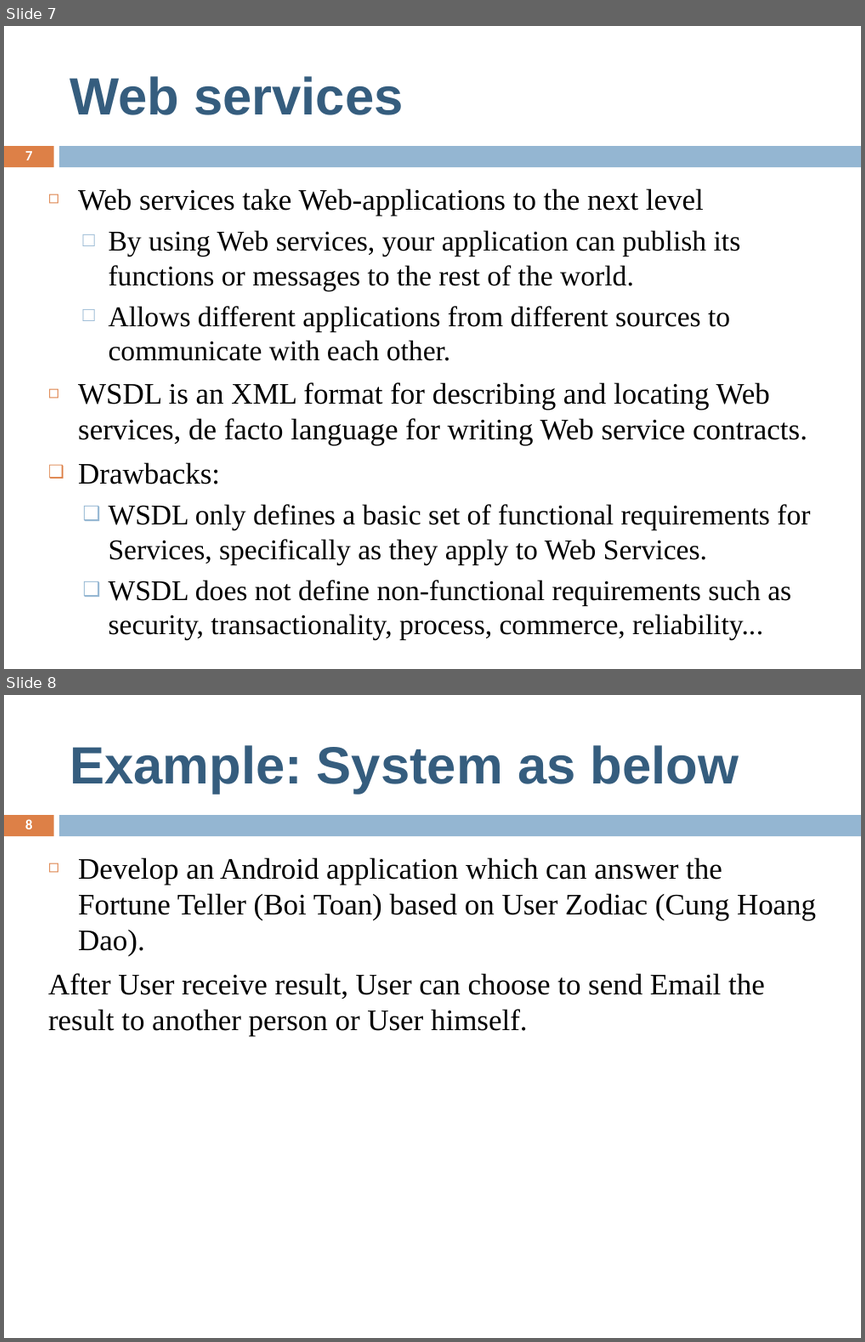
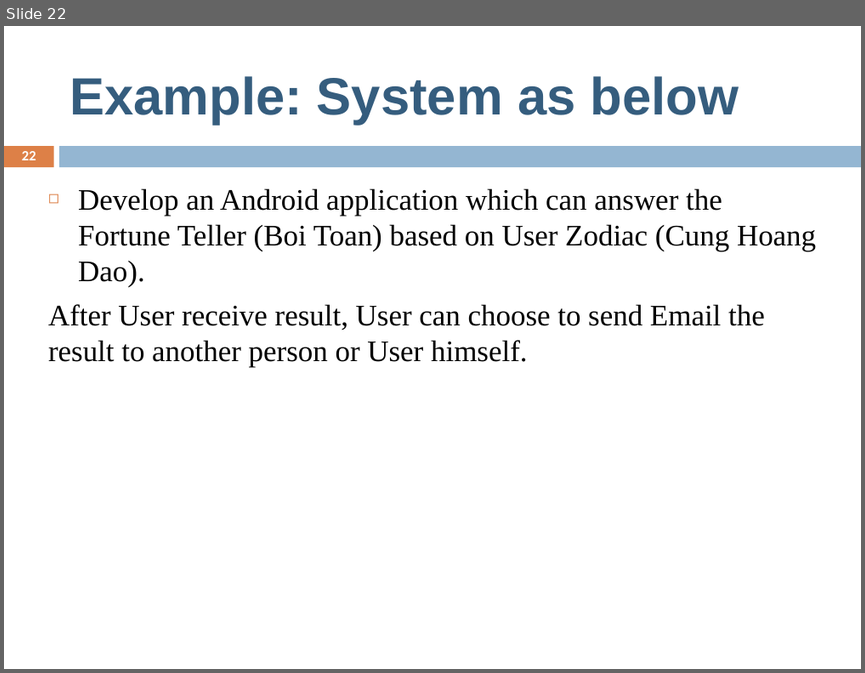
Before and after one commit to sontm/CommonMaterial, a slide deck: SWProcess/SWProcess.pptx. Shown one above the other, each under a label of ours: slides 7 and 8 before the commit, slide 22 after it. The pictures are 865x1342 and 865x673 pixels, drawn with LibreOffice and Linux fonts; fonts in the diff are those of the drawing. Boxes give left, top, right and bottom in pixels: in the first picture for what was removed or moved away, otherwise in the second. Text is boxed around its words. In the diff, an @@ line names an element or a change of style, - is before the commit and + after.

```diff
--- a/SWProcess/SWProcess.pptx
+++ b/SWProcess/SWProcess.pptx
@@ slide 7 removed at bbox=[4, 26, 861, 669], background #FFFFFF; not listed: 2 template elements that a slide beside it also shows @@
@@ title removed at bbox=[69, 76, 403, 115] @@
-Web services
@@ page number removed at bbox=[25, 151, 32, 160] @@
-7
@@ text removed at bbox=[78, 188, 810, 640] @@
-◻ Web services take Web-applications to the next level
-  □ By using Web services, your application can publish its functions or messages to the rest of the world.
-  □ Allows different applications from different sources to communicate with each other.
-◻ WSDL is an XML format for describing and locating Web services, de facto language for writing Web service contracts.
-❑ Drawbacks:
-  ❑ WSDL only defines a basic set of functional requirements for Services, specifically as they apply to Web Services.
-  ❑ WSDL does not define non-functional requirements such as security, transactionality, process, commerce, reliability...
@@ what was slide 8 is now slide 22 @@
@@ page number at bbox=[22, 151, 36, 160]: text changed @@
-8
+22
```
Also in this commit, not shown: 1 slide changed, 16 slides added, 1 other slide removed, 2 other files.
